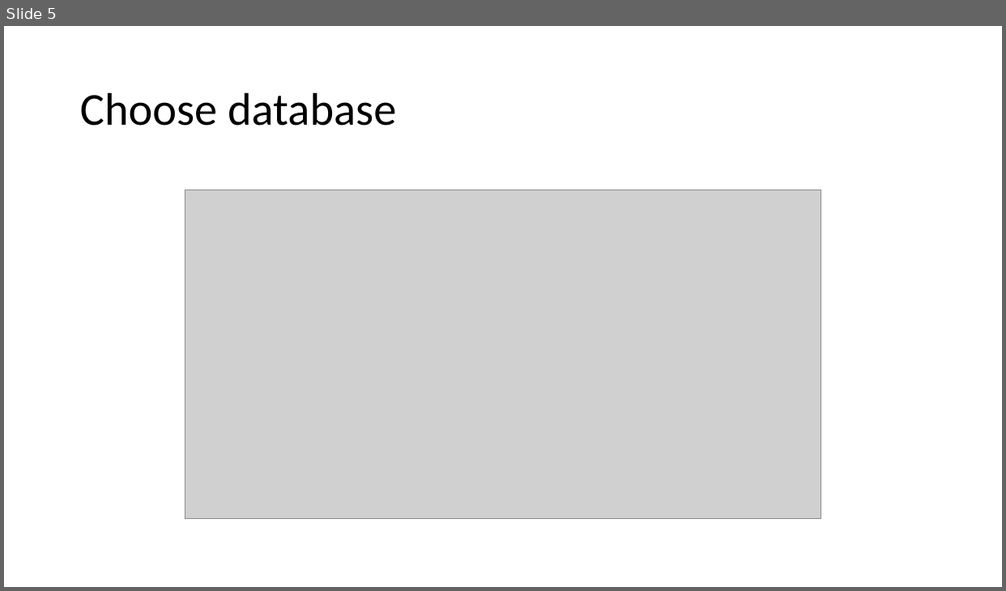
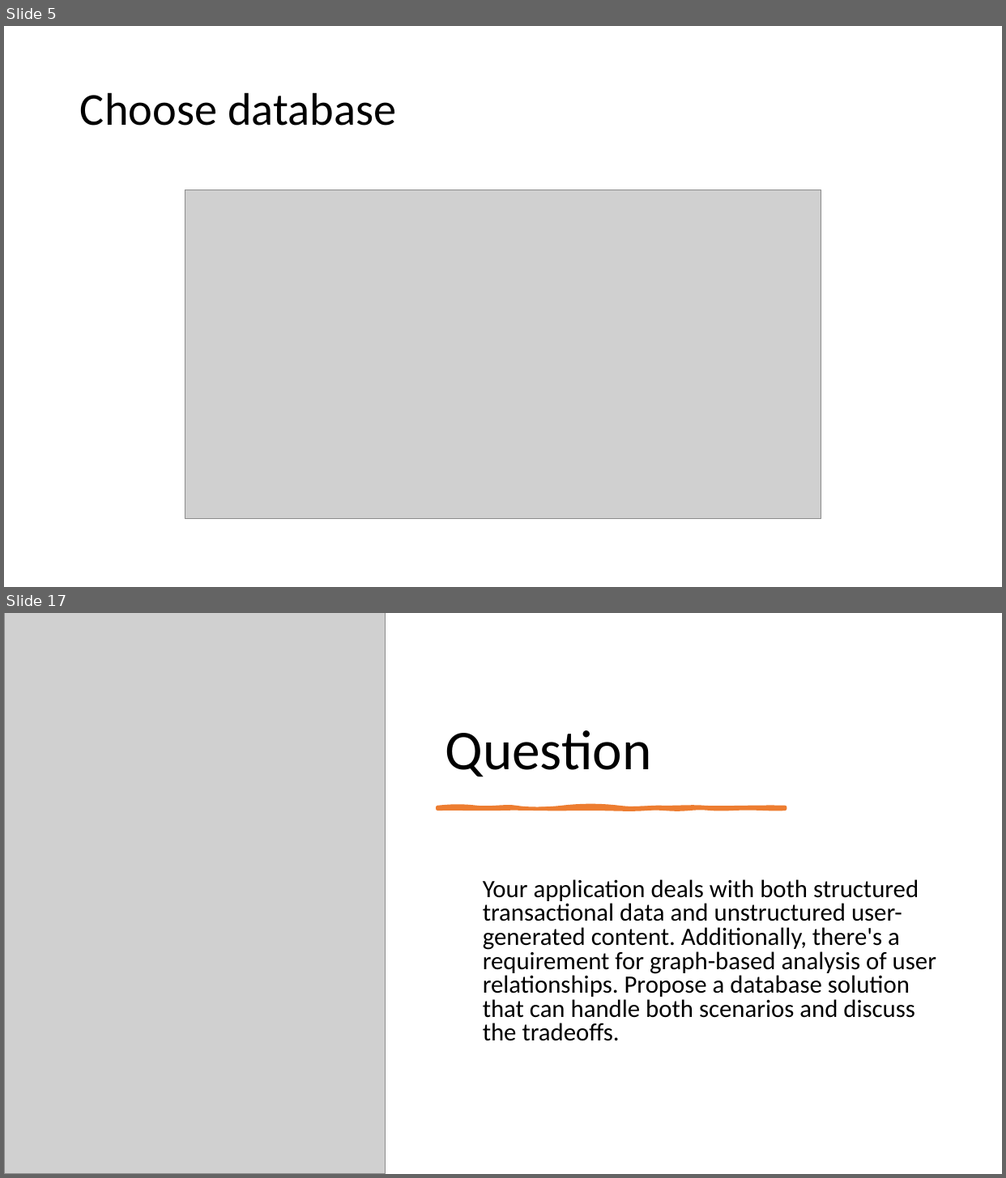
Before and after one commit to IlyaChakun/aws-iba-courses, a slide deck: lecture-materials/Databases/comparison/comparison.pptx. Shown one above the other, each under a label of ours: slide 5 before the commit, slides 5 and 17 after it; the slides between them are not shown. The pictures are 1006x591 and 1006x1178 pixels, drawn with LibreOffice and Linux fonts; fonts in the diff are those of the drawing; grey boxes stand for pictures. Boxes give left, top, right and bottom in pixels: in the first picture for what was removed or moved away, otherwise in the second. Text is boxed around its words. In the diff, an @@ line names an element or a change of style, - is before the commit and + after.

```diff
--- a/lecture-materials/Databases/comparison/comparison.pptx
+++ b/lecture-materials/Databases/comparison/comparison.pptx
@@ slide 17 added at <box>4,613,1002,1174</box>, background #FFFFFF @@
@@ picture added at <box>4,613,385,1174</box> @@
@@ title added at <box>445,730,652,777</box>, 54 pt, text #000000 @@
+Question
@@ freeform shape added at <box>437,807,785,809</box>, fill #ED7D31, outline #ED7D31 3.5 pt @@
@@ text added at <box>483,879,936,1041</box>, 24 pt, text #000000 @@
+  Your application deals with both structured transactional data and unstructured user-generated content. Additionally, there's a requirement for graph-based analysis of user relationships. Propose a database solution that can handle both scenarios and discuss the tradeoffs.
```
Also in this commit, not shown: 13 other slides added, 6 other files.
